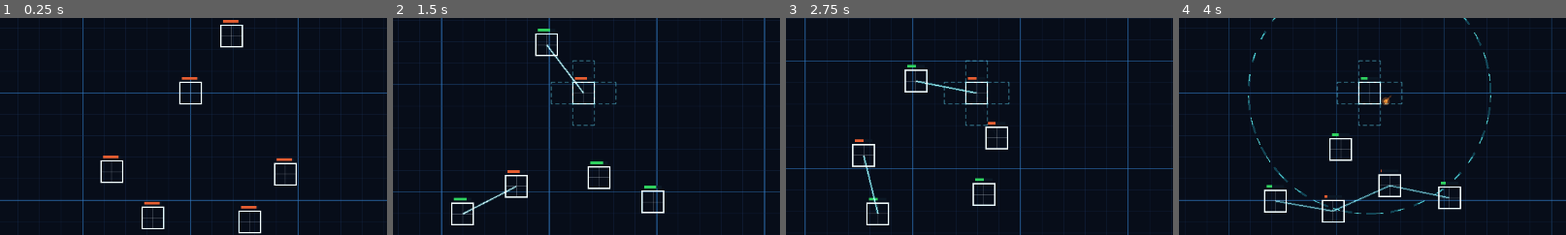
Above: before the commit, frames 1-4 (left to right).
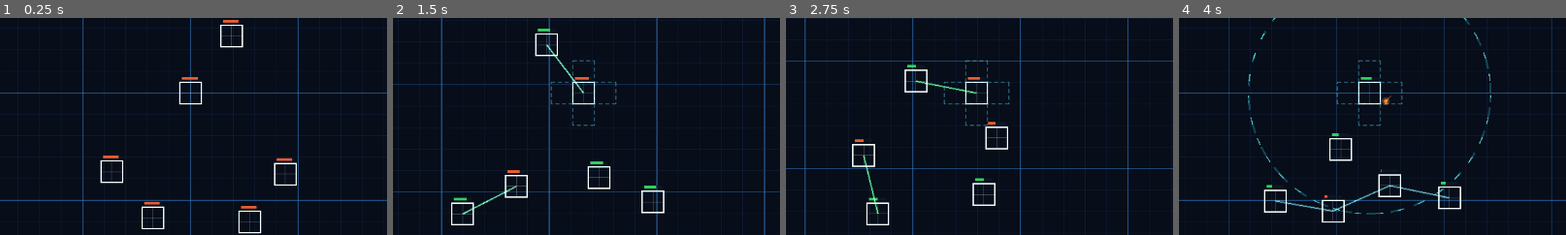
Above: after the commit, the same moments.

Repository: sudheej/neon.io
Game: Godot game, scene res://scenes/Main.tscn
Two runs of this game, one before a commit and one after it. Both use one fixed random seed, a clock stepped at 60 frames per second and the inputs below.
Inputs (mouse positions are % of the whole screen's width and height, from its top left):
- Up to frame 1 (0.25 s): no input
- Up to frame 2 (1.5 s): move the mouse to (72, 45) at 0.52 s; hold D (move_right) 0.53-1.28 s; hold E (expand_mode) 0.53-1.28 s; move the mouse to (30, 55) at 1.27 s; hold S (move_down) from 1.28 s (still down); click (30, 55) at 1.35 s
- Up to frame 3 (2.75 s): move the mouse to (60, 28) at 2.02 s; release S (move_down) at 2.03 s; hold D (move_right) from 2.03 s (still down); hold [ (select_prev_slot) from 2.03 s (still down)
- Up to frame 4 (4 s): move the mouse to (45, 70) at 2.77 s; release D (move_right) at 2.78 s; release [ (select_prev_slot) at 2.78 s; hold W (move_up) 2.78-3.53 s; tap Q (toggle_range) at 2.85 s; move the mouse to (80, 65) at 3.52 s; hold A (move_left) from 3.53 s (still down); hold 3 (weapon_homing) from 3.53 s (still down)
The pictures show only the part of the screen within x 25-75%, y 33-83%; the shares and areas given below are measured in that part.

The runs differ from the first frame. In frame 1, less than 0.1% of the frame differs, in the area x 50-52%, y 27-29%; in frame 2, 0.3%; in frame 3, 0.3%, in the area x 19-51%, y 27-91%; in frame 4, less than 0.1%.

Commit message:
Time survived and improvements

Diff:
--- a/project.godot
+++ b/project.godot
@@ -17,10 +17,10 @@
 
 [input]
 
-move_up={"deadzone":0.5,"events":[Object(InputEventKey,"physical_keycode":87,"keycode":87,"unicode":119),Object(InputEventKey,"physical_keycode":16777232,"keycode":16777232)]}
-move_down={"deadzone":0.5,"events":[Object(InputEventKey,"physical_keycode":83,"keycode":83,"unicode":115),Object(InputEventKey,"physical_keycode":16777234,"keycode":16777234)]}
-move_left={"deadzone":0.5,"events":[Object(InputEventKey,"physical_keycode":65,"keycode":65,"unicode":97),Object(InputEventKey,"physical_keycode":16777231,"keycode":16777231)]}
-move_right={"deadzone":0.5,"events":[Object(InputEventKey,"physical_keycode":68,"keycode":68,"unicode":100),Object(InputEventKey,"physical_keycode":16777233,"keycode":16777233)]}
+move_up={"deadzone":0.5,"events":[Object(InputEventKey,"physical_keycode":87,"keycode":87,"unicode":119),Object(InputEventKey,"physical_keycode":4194320,"keycode":4194320)]}
+move_down={"deadzone":0.5,"events":[Object(InputEventKey,"physical_keycode":83,"keycode":83,"unicode":115),Object(InputEventKey,"physical_keycode":4194322,"keycode":4194322)]}
+move_left={"deadzone":0.5,"events":[Object(InputEventKey,"physical_keycode":65,"keycode":65,"unicode":97),Object(InputEventKey,"physical_keycode":4194319,"keycode":4194319)]}
+move_right={"deadzone":0.5,"events":[Object(InputEventKey,"physical_keycode":68,"keycode":68,"unicode":100),Object(InputEventKey,"physical_keycode":4194321,"keycode":4194321)]}
 expand_mode={"deadzone":0.5,"events":[Object(InputEventKey,"physical_keycode":69,"keycode":69,"unicode":101)]}
 expand_place={"deadzone":0.5,"events":[Object(InputEventMouseButton,"button_index":1,"pressed":true)]}
 select_next_slot={"deadzone":0.5,"events":[Object(InputEventKey,"physical_keycode":9,"keycode":9,"unicode":9)]}
--- a/scenes/World.tscn
+++ b/scenes/World.tscn
@@ -67,6 +67,19 @@
 vertical_alignment = 1
 text = "GAME OVER\nPress R to restart"
 
+[node name="TimeSurvived" type="Label" parent="GameOver"]
+anchor_left = 0.5
+anchor_top = 0.5
+anchor_right = 0.5
+anchor_bottom = 0.5
+offset_left = -140.0
+offset_top = 18.0
+offset_right = 140.0
+offset_bottom = 46.0
+horizontal_alignment = 1
+vertical_alignment = 1
+text = "Time Survived: 00:00:00"
+
 [node name="Enemies" type="Node2D" parent="."]
 
 [node name="Camera2D" type="Camera2D" parent="."]
--- a/scripts/ai/AIController.gd
+++ b/scripts/ai/AIController.gd
@@ -7,7 +7,7 @@
 const TOO_CLOSE: float = 90.0
 const DODGE_RADIUS: float = 120.0
 const SEPARATION_RADIUS: float = 60.0
-const RAMP_TIME: float = 75.0
+const RAMP_TIME: float = 120.0
 
 var player: Node2D = null
 var current_target: Node2D = null
@@ -152,4 +152,4 @@
 	if elapsed == null:
 		return 0.5
 	var t = clamp(float(elapsed) / RAMP_TIME, 0.0, 1.0)
-	return lerpf(0.45, 1.0, t)
+	return lerpf(0.35, 0.9, t)
--- a/scripts/player/Player.gd
+++ b/scripts/player/Player.gd
@@ -9,6 +9,7 @@
 const MOVE_SPEED: float = 180.0
 const ACCEL: float = 12.0
 const EXPAND_COST: float = 6.0
+const HUMAN_DAMAGE_MULTIPLIER: float = 0.6
 var velocity: Vector2 = Vector2.ZERO
 var xp: float = 300.0
 var expand_mode: bool = false
@@ -132,6 +133,8 @@
 	ai_move = dir
 
 func apply_damage(amount: float, stun_duration: float, source: Node = null) -> void:
+	if not is_ai:
+		amount *= HUMAN_DAMAGE_MULTIPLIER
 	health -= amount
 	regen_timer = regen_delay
 	if stun_duration > 0.0:
--- a/scripts/ui/HealthBar.gd
+++ b/scripts/ui/HealthBar.gd
@@ -15,7 +15,11 @@
 		var health = parent.get("health")
 		if max_health != null and health != null and float(max_health) > 0.0:
 			var target_ratio = clamp(float(health) / float(max_health), 0.0, 1.0)
-			display_ratio = lerpf(display_ratio, target_ratio, 1.0 - pow(0.001, _delta * LERP_SPEED))
+			var lerp_speed = LERP_SPEED
+			var is_ai = parent.get("is_ai")
+			if is_ai != null and not bool(is_ai):
+				lerp_speed *= 0.45
+			display_ratio = lerpf(display_ratio, target_ratio, 1.0 - pow(0.001, _delta * lerp_speed))
 	queue_redraw()
 
 func _draw() -> void:
--- a/scripts/weapons/WeaponSystem.gd
+++ b/scripts/weapons/WeaponSystem.gd
@@ -261,7 +261,18 @@
 	else:
 		var laser = preload("res://scripts/weapons/projectiles/LaserShot.gd").new()
 		laser.global_position = Vector2.ZERO
-		laser.setup(origin, target.global_position, player, local_pos, target)
+		if slot.weapon_type == WeaponSlot.WeaponType.STUN:
+			laser.setup(
+				origin,
+				target.global_position,
+				player,
+				local_pos,
+				target,
+				Color(0.2, 1.0, 0.4, 0.6),
+				Color(0.6, 1.0, 0.7, 0.9)
+			)
+		else:
+			laser.setup(origin, target.global_position, player, local_pos, target)
 		world.add_child(laser)
 
 	if slot.weapon_type != WeaponSlot.WeaponType.HOMING:
--- a/scripts/weapons/projectiles/LaserShot.gd
+++ b/scripts/weapons/projectiles/LaserShot.gd
@@ -20,6 +20,8 @@
 var origin_node: Node2D = null
 var target_node: Node2D = null
 var origin_offset: Vector2 = Vector2.ZERO
+var beam_color: Color = Color(0.4, 1.0, 1.0, 0.6)
+var core_color: Color = Color(0.8, 1.0, 1.0, 0.9)
 var rng := RandomNumberGenerator.new()
 static var sfx_cache: Array[AudioStream] = []
 static var sfx_checked := false
@@ -45,13 +47,17 @@
 	p_end: Vector2,
 	p_origin_node: Node2D = null,
 	p_origin_offset: Vector2 = Vector2.ZERO,
-	p_target_node: Node2D = null
+	p_target_node: Node2D = null,
+	p_beam_color: Color = Color(0.4, 1.0, 1.0, 0.6),
+	p_core_color: Color = Color(0.8, 1.0, 1.0, 0.9)
 ) -> void:
 	start_pos = p_start
 	end_pos = p_end
 	origin_node = p_origin_node
 	origin_offset = p_origin_offset
 	target_node = p_target_node
+	beam_color = p_beam_color
+	core_color = p_core_color
 	global_position = start_pos
 	queue_redraw()
 
@@ -71,8 +77,10 @@
 	if time_left <= 0.0:
 		return
 	var t := time_left / LIFE
-	var color := Color(0.4, 1.0, 1.0, 0.6 * t)
-	var core := Color(0.8, 1.0, 1.0, 0.9 * t)
+	var color := beam_color
+	color.a *= t
+	var core := core_color
+	core.a *= t
 	draw_line(Vector2.ZERO, to_local(end_pos), color, 3.0)
 	draw_line(Vector2.ZERO, to_local(end_pos), core, 1.0)
 
--- a/scripts/world/World.gd
+++ b/scripts/world/World.gd
@@ -14,6 +14,7 @@
 var spawn_timer: float = 0.0
 var elapsed: float = 0.0
 var game_over: bool = false
+var game_over_pulse: float = 0.0
 
 @onready var player = $Player
 @onready var enemies_root = $Enemies
@@ -21,6 +22,7 @@
 @onready var hud_label: Label = $HUD/Info
 @onready var weapon_legend: Label = $HUD/WeaponLegend
 @onready var game_over_layer: CanvasLayer = $GameOver
+@onready var game_over_time: Label = $GameOver/TimeSurvived
 
 func _ready() -> void:
 	add_to_group("world")
@@ -35,6 +37,8 @@
 
 func _process(delta: float) -> void:
 	if game_over:
+		game_over_pulse = fmod(game_over_pulse + delta, TAU)
+		_update_game_over_time()
 		return
 	if player == null or not is_instance_valid(player):
 		return
@@ -97,8 +101,10 @@
 
 func _on_player_died(_victim: Node) -> void:
 	game_over = true
+	game_over_pulse = 0.0
 	if game_over_layer != null:
 		game_over_layer.visible = true
+	_update_game_over_time()
 
 func _update_weapon_legend() -> void:
 	if weapon_legend == null:
@@ -127,3 +133,14 @@
 		homing_pack,
 		homing_cost
 	]
+
+func _update_game_over_time() -> void:
+	if game_over_time == null:
+		return
+	var total = int(round(elapsed))
+	var hours = total / 3600
+	var minutes = (total % 3600) / 60
+	var seconds = total % 60
+	game_over_time.text = "Time Survived: %02d:%02d:%02d" % [hours, minutes, seconds]
+	var pulse = 0.9 + 0.12 * sin(game_over_pulse * 2.0)
+	game_over_time.modulate = Color(1.0, 1.0, 1.0, pulse)
